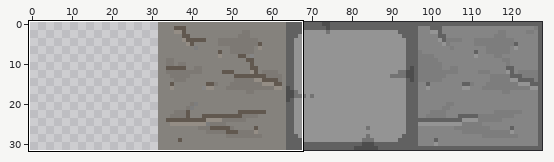
Sprite sheet: AbstraktiShooter-android/assets/tileAtlas.png. The picture above shows the old version from afar; the outline marks the close-up.
Close-up. The starting point:
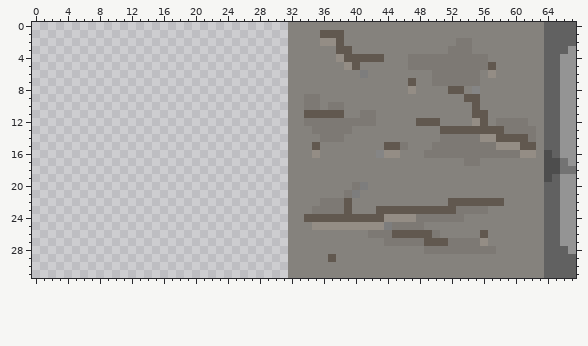
The file is 128x32 pixels. Colours within 5 levels of each other are drawn and written as one. Shown: x 0..67, y 0..31. The old version is drawn lined up with the new one.
Once edited:
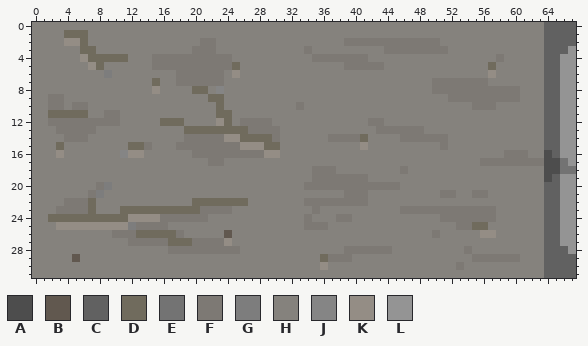
Palette (. is transparent): A #4d4d4d  B #61584f  C #616161  D #706b5d  E #737373  F #7d7974  G #7d7d7d  H #85827d  J #858585  K #948d85  L #949494
Changes in this commit:
whole drawing moved by +32,+0 (the old picture is shown already moved)
@@ x 0..67 @@
- 0 ................................HHHHHHHHHHHHHHHHHHHHHHHHHHHHHHHHCCCC
- 1 ................................HHHHBBBHHHHHHHHHHHHHHHHHHHHHHHHHCCCC
- 2 ................................HHHHKKBHHHHHHHHHHHHHHFFHHHHHHHHHCCCC
- 3 ................................HHHHHHBBHHHHHHHHHHHHFFFHHHHHHHHHCCCL
- 4 ................................HHHHHHKBBBBBHHHFFFFFFFFFFHHHHHHHCCLL
- 5 ................................HHHHHHHKBHHHHHHFFFFFFFFFFBHHHHHHCCLL
- 6 ................................HHHHHHHHHGHHHHHHHHFFFFFFHKHHHHHHCCLL
- 7 ................................HHHHHHHHHHHHHHHBHHFFFFFFHHHHHHHHCCLL
- 8 ................................HHHHHHHHHHHHHHHKHHHHBBHJHHHHHHHHCCLL
- 9 ................................HHFFHHHHHHHHHHHHHHHHHHBBHHHHHHHHCCLL
-10 ................................HHFFHFFHHHHHHHHHHHHHHHHBHHHHHHHHCCLL
-11 ................................HHBBBBBHHFFHHHHHHHHHHHHBBHHHHHHHCCLL
-12 ................................HHFFFFFFFFFHHHHHBBBHHHHKBHFFFFHHCCLL
-13 ................................HHHFFFFFHHHHHHHHHHHBBBBBBBBFFFFHCCLL
-14 ................................HHHHFFFHHHHHHHHHHHHFFFFFKKBBBBFHCCLL
-15 ................................HHHBHHHHHHHHBBFHHHFFFFFFFFKKKBBHCCLL
-16 ................................HHHKHHHHHHHJKKHHHFFFFFFFFFFFFKKHACLL
-17 ................................HHHHHHHHHHHHHHHHHHHHHHFFHHHHHHHHAAEL
-18 ................................HHHHHHHHHHHHHHHHHHHHHHHHHHHHHHHHAAEE
-19 ................................HHHHHHHHHHHHHHHHHHHHHHHHHHHHHHHHACLL
-20 ................................HHHHHHHHFGHHHHHHHHHHHHHHHHHHHHHHCCLL
-21 ................................HHHHHHHFGHHHHHHHHHHHHHHHHHHHHHHHCCLL
-22 ................................HHHHFFFBHHHHHHHHHHHHBBBBBBBHHHHHCCLL
-23 ................................HHHFFFFBHHHBBBBBBBBBBFFFFHHHHHHHCCLL
-24 ................................HHBBBBBBBBBBKKKKFFFFFFHHHHHHHHHHCCLL
-25 ................................HHHKKKKKKKKKGFFFFHHHHHHHHHHHHHHHCCLL
-26 ................................HHHHHHHHHHFFFBBBBBFHHHHHBHHHHHHHCCLL
-27 ................................HHHHHHHHHHHHFFFFFBBBFFFFKHHHHHHHCCLL
-28 ................................HHHHHHHHHHHHHHHHHFFFFFFFFFHHHHHHCCCL
-29 ................................HHHHHBHHHHHHHHHHHHHHHHHHHHHHHHHHCCCC
-30 ................................HHHHHHHHHHHHHHHHHHHHHHHHHHHHHHHHCCCC
-31 ................................HHHHHHHHHHHHHHHHHHHHHHHHHHHHHHHHCCCC
+ 0 HHHHHHHHHHHHHHHHHHHHHHHHHHHHHHHHHHHHHHHHHHHHHHHHHHHHHHHHHHHHHHHHCCCC
+ 1 HHHHDDDHHHHHHHHHHHHHHHHHHHHHHHHHHHHHHHHHHHHHHHHHHHHHHHHHHHHHHHHHCCCC
+ 2 HHHHKKDHHHHHHHHHHHHHHFFHHHHHHHHHHHHHHHHFFFFFFFFFFFFHHHHHHHHHHHHHCCCC
+ 3 HHHHHHDDHHHHHHHHHHHHFFFHHHHHHHHHHHFHHHHHHHHHFFFFFFFFHHHHHHHHHHHHCCCL
+ 4 HHHHHHKDDDDDHHHFFFFFFFFFFHHHHHHHHHHFFFFFFFHHHHHHHHHHHHHHHHFHHHHHCCLL
+ 5 HHHHHHHKDHHHHHHFFFFFFFFFFDHHHHHHHHHHHHHFFFFFHHHHHHHHHHHHHDHHHHHHCCLL
+ 6 HHHHHHHHHGHHHHHHHHFFFFFFHKHHHHHHHHHHHHHHHHHHHHHHHHHHHHHHHKHHHHHHCCLL
+ 7 HHHHHHHHHHHHHHHDHHFFFFFFHHHHHHHHHHHHHHHHHHHHHHHHHHFFFFFFFHHHHHHHCCLL
+ 8 HHHHHHHHHHHHHHHKHHHHDDHJHHHHHHHHHHHHHHHHHHHHHHHHHHFFFFFFFFFFFHHHCCLL
+ 9 HHFFHHHHHHHHHHHHHHHHHHDDHHHHHHHHHHHHHHHHHHHHHHHHHHHHFFFFFFFFFHHHCCLL
+10 HHFFHFFHHHHHHHHHHHHHHHHDHHHHHHHHHFHHHHHHHHHHHHHHHHHHHHHFFFHHHHHHCCLL
+11 HHDDDDDHHFFHHHHHHHHHHHHDDHHHHHHHHHHHHHHHHHHHHHHHHHHHHHHHHHHHHHHHCCLL
+12 HHFFFFFFFFFHHHHHDDDHHHHKDHFFFFHHHHHHHHHHHHFFHHHHHHHHHHHHHHHHHHHHCCLL
+13 HHHFFFFFHHHHHHHHHHHDDDDDDDDFFFFHHHHHHHHHHHHFFFFFFHHHHHHHHHHHHHHHCCLL
+14 HHHHFFFHHHHHHHHHHHHFFFFFKKDDDDFHHHHHHFFFFDHHHHFFFFFFHHHHHHHHHHHHCCLL
+15 HHHDHHHHHHHHDDFHHHFFFFFFFFKKKDDHHHHHHHHHHKHHHHHHHHHFHHHHHHHHHHHHCCLL
+16 HHHKHHHHHHHJKKHHHHHHFFFFFFFFFKKHHHHHHHHHHHHHHHHHHHHHHHHHHHHFFFHHACLL
+17 HHHHHHHHHHHHHHHHHHHHHHFFHHHHHHHHHHHHHHHHHHHHHHHHHHHHHHHHFFFFFFFFAAEL
+18 HHHHHHHHHHHHHHHHHHHHHHHHHHHHHHHHHHHFFFHHHHHHHHFHHHHHHHHHHHHHHHHHAAEE
+19 HHHHHHHHHHHHHHHHHHHHHHHHHHHHHHHHHHHFFFFFFFHHHHHHHHHHHHHHHHHHHHHHACLL
+20 HHHHHHHHFGHHHHHHHHHHHHHHHHHHHHHHHHFFFFFFFFFFFFHHHHHHHHHHHHHHHHHHCCLL
+21 HHHHHHHFGHHHHHHHHHHHHHHHHHHHHHHHHHHHHHHFFFHHHHHHHHHFFHHFFHHHHHHHCCLL
+22 HHHHFFFDHHHHHHHHHHHHDDDDDDDHHHHHHHFFFFFFFFHHHHHHHHHHHHHHHHHHHHHHCCLL
+23 HHHFFFFDHHHDDDDDDDDDDFFFFHHHHHHHHHHFHHHHHHHHHHFFFFFFFFFFFFHHHHHHCCLL
+24 HHDDDDDDDDDDKKKKFFFFFFHHHHHHHHHHHHFHHHFFHHHHHHHHHHHFFFFFFFHHHHHHCCLL
+25 HHHKKKKKKKKKGFFFFHHHHHHHHHHHHHHHHHFFFHHHHHHHHHHHHHHHHFFDDHHHHHHHCCLL
+26 HHHHHHHHHHFFFDDDDDFHHHHHBHHHHHHHHHHHHHHHHHHHHHHHHHFHHHHHKKHHHHHHCCLL
+27 HHHHHHHHHHHHFFFFFDDDFFFFKHHHHHHHHHHHHHHHHHHHHHHHHHHHHHHHHHHHHHHHCCLL
+28 HHHHHHHHHHHHHHHHHFFFFFFFFFHHHHHHHHHHHHHFFFFFFHHHHHHHHHFHHHHHHHHHCCCL
+29 HHHHHBHHHHHHHHHHHHHHHHHHHHHHHHHHHHHHDFFFHHHHHHHHHHHHHHHFFFFFFHHHCCCC
+30 HHHHHHHHHHHHHHHHHHHHHHHHHHHHHHHHHHHHKHHHHHHHHHHHHHHHHFHHHHHHHHHHCCCC
+31 HHHHHHHHHHHHHHHHHHHHHHHHHHHHHHHHHHHHHHHHHHHHHHHHHHHHHHHHHHHHHHHHCCCC
Changed places in both close-ups, as pixel boxes (x1, y1, x2, y2):
changed: (32, 22, 544, 278)
